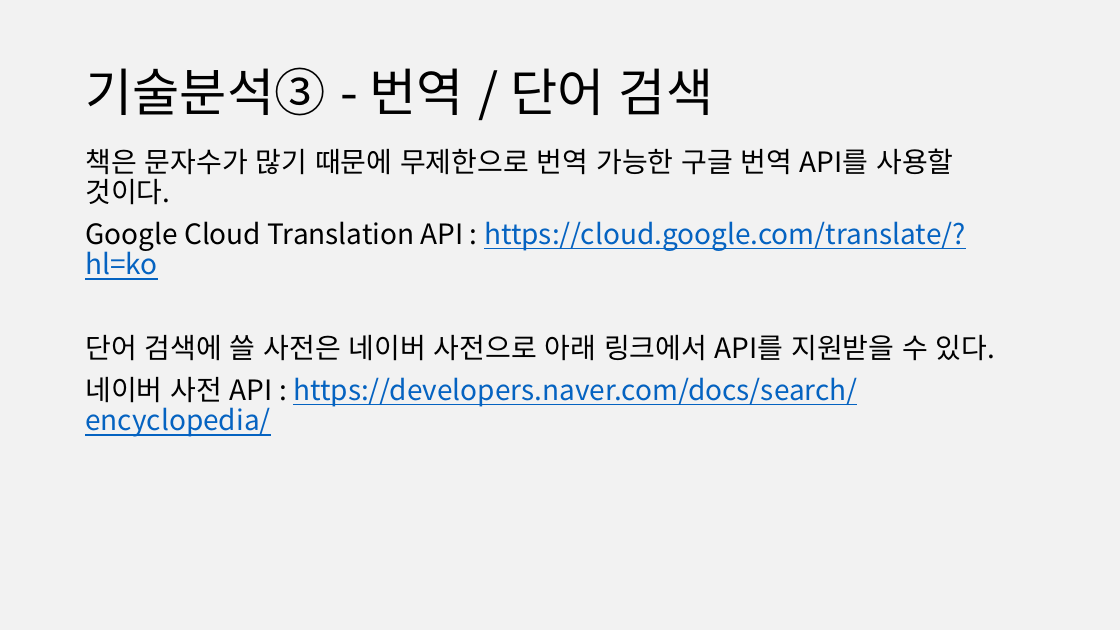
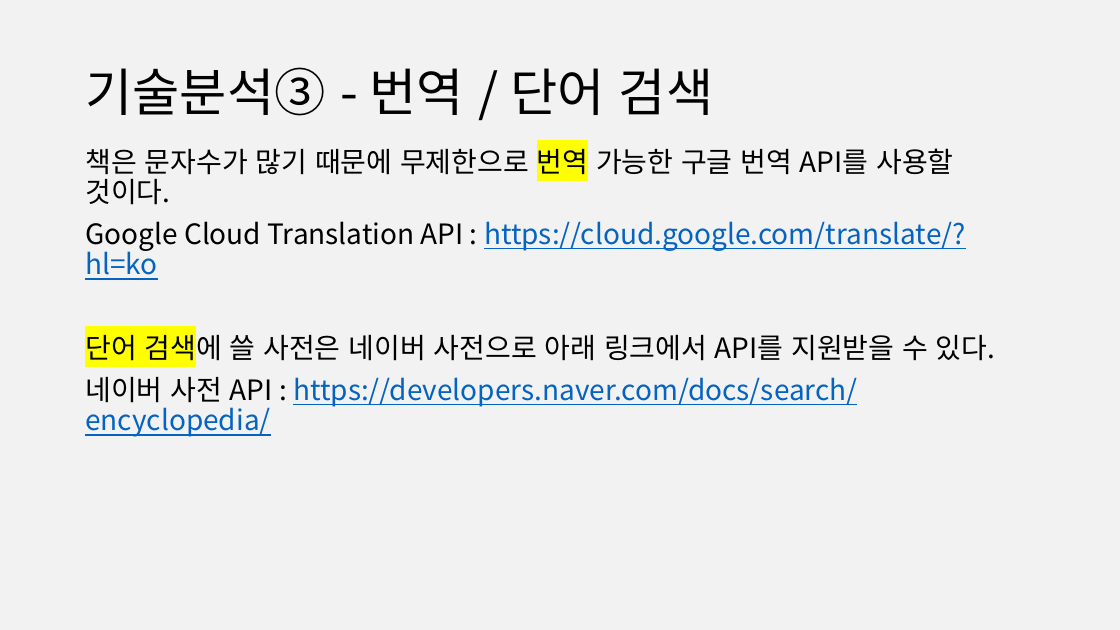
Before and after one commit to 888pocket/social-readbook-app, a slide deck: slide 17 of 보고서/사용자인터페이스(나) 제안발표ppt_3code.pptx (slide 16 before the commit). Drawn at 1120x630 pixels with LibreOffice and Linux fonts; fonts in the diff are those of the drawing. Boxes give left, top, right and bottom in pixels: in the first picture for what was removed or moved away, otherwise in the second. Text is boxed around its words. In the diff, an @@ line names an element or a change of style, - is before the commit and + after.

```diff
--- a/보고서/사용자인터페이스(나) 제안발표ppt_3code.pptx
+++ b/보고서/사용자인터페이스(나) 제안발표ppt_3code.pptx
@@ text at [85, 144, 995, 366]: highlight none to #FFFF00 in "번역", "단어 검색에" @@
```
Also in this commit, not shown: 8 other slides changed, 1 slide added.
